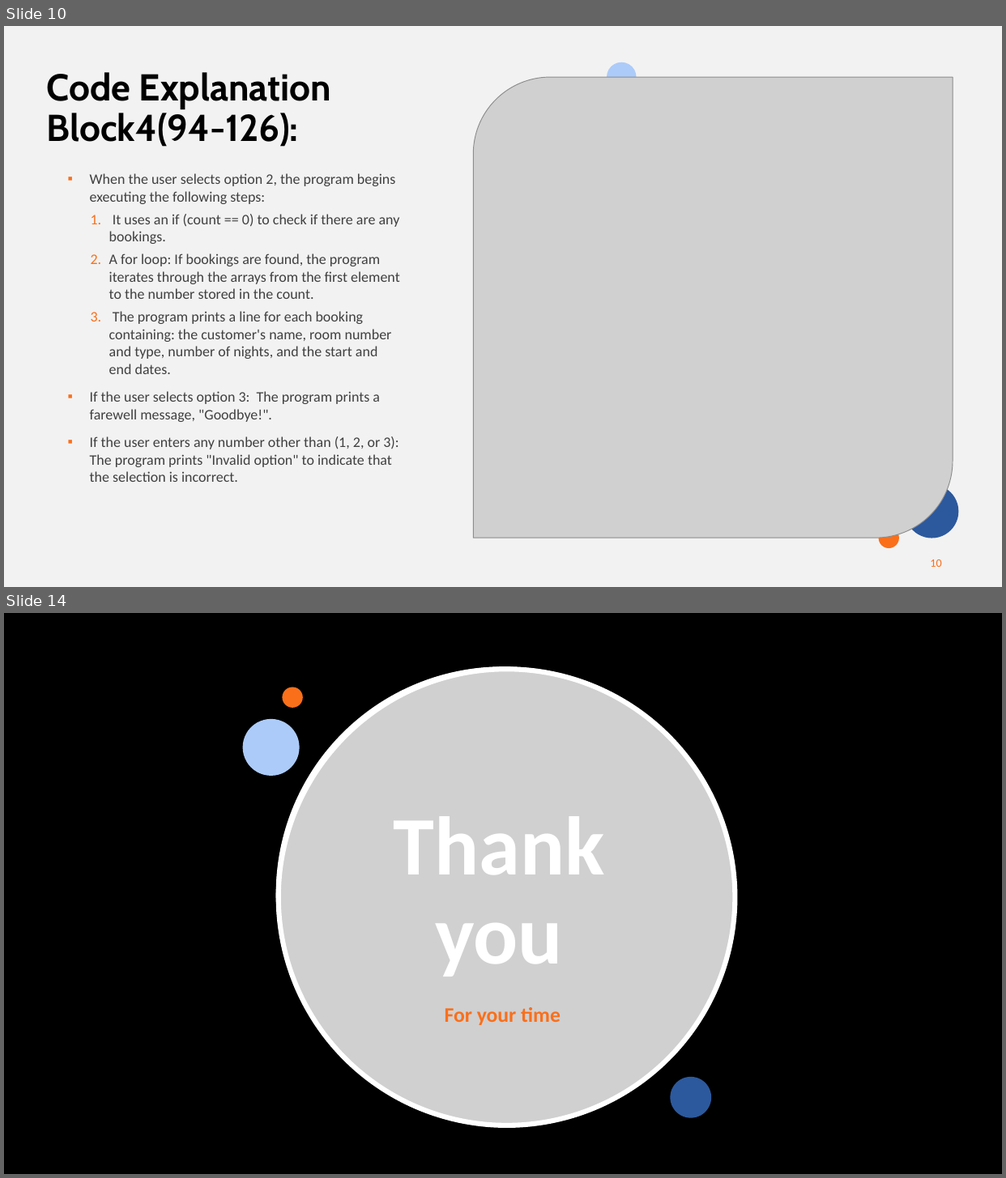
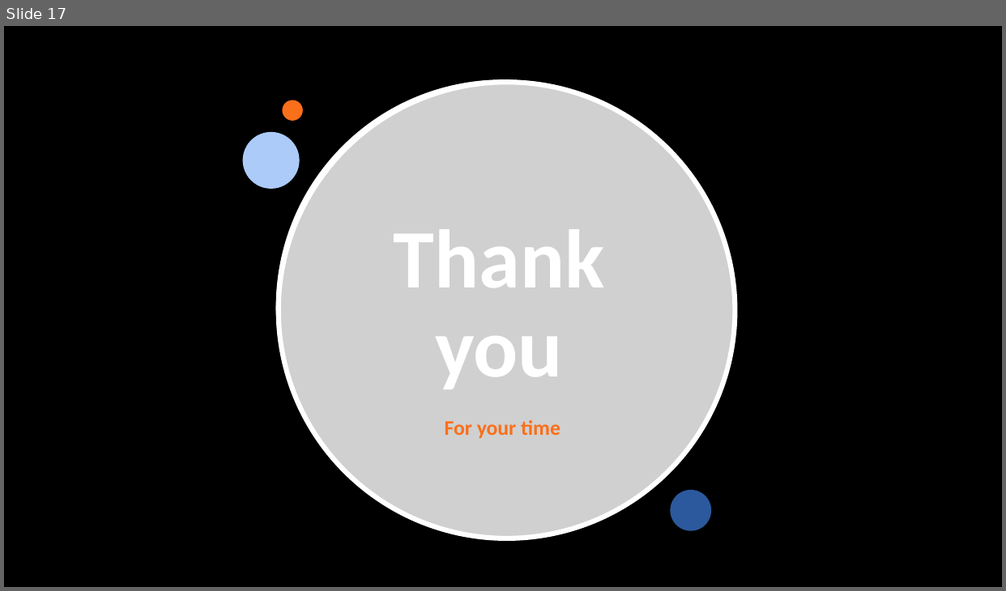
Before and after one commit to CyborkSpider/Hotel-Reservation, a slide deck: Hotel Reservation Presentation.pptx. Shown one above the other, each under a label of ours: slides 10 and 14 before the commit, slide 17 after it; the slides between them are not shown. The pictures are 1006x1178 and 1006x591 pixels, drawn with LibreOffice and Linux fonts; fonts in the diff are those of the drawing; grey boxes stand for pictures; background and template pictures are left out. Boxes give left, top, right and bottom in pixels: in the first picture for what was removed or moved away, otherwise in the second. Text is boxed around its words. In the diff, an @@ line names an element or a change of style, - is before the commit and + after.

```diff
--- a/Hotel Reservation Presentation.pptx
+++ b/Hotel Reservation Presentation.pptx
@@ slide 10 removed at (4,26,1002,587), background #F2F2F2 @@
@@ title removed at (47,72,331,147) @@
-Code Explanation Block4(94-126):
@@ ellipse removed at (607,62,637,92) @@
@@ picture removed at (473,77,953,538) @@
@@ text removed at (90,173,400,482) @@
-▪ When the user selects option 2, the program begins executing the following steps:
-  1. It uses an if (count == 0) to check if there are any bookings.
-  2. A for loop: If bookings are found, the program iterates through the arrays from the first element to the number stored in the count.
-  3. The program prints a line for each booking containing: the customer's name, room number and type, number of nights, and the start and end dates.
-▪ If the user selects option 3: The program prints a farewell message, "Goodbye!".
-▪ If the user enters any number other than (1, 2, or 3): The program prints "Invalid option" to indicate that the selection is incorrect.
@@ ellipse removed at (906,485,959,539) @@
@@ ellipse removed at (879,528,898,548) @@
@@ rectangle removed at (39,538,209,577) @@
@@ page number removed at (930,560,941,567) @@
-10
@@ what was slide 14 is now slide 17 @@
```
Also in this commit, not shown: 7 slides changed, 9 slides added, 5 other slides removed, 1 other file.
